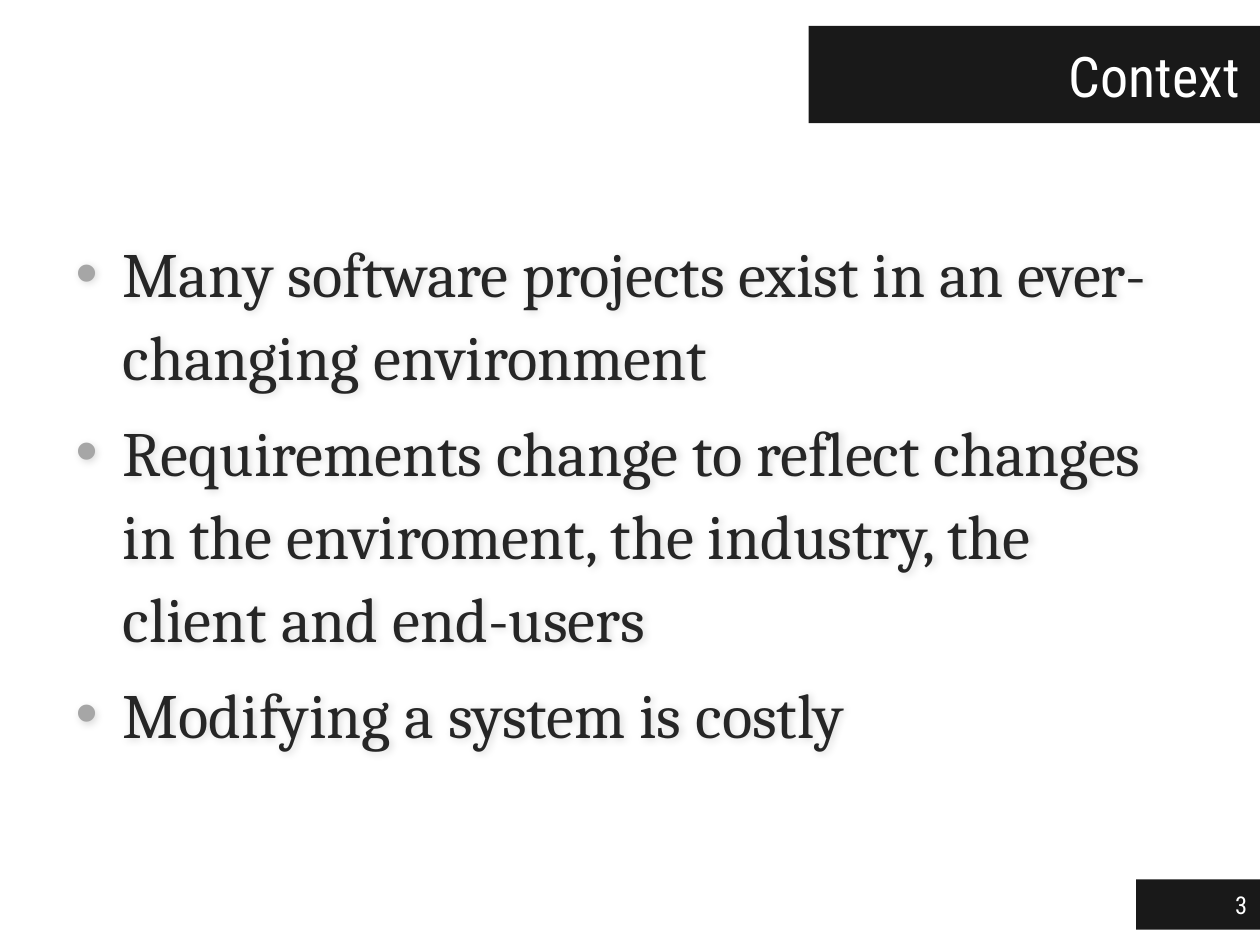
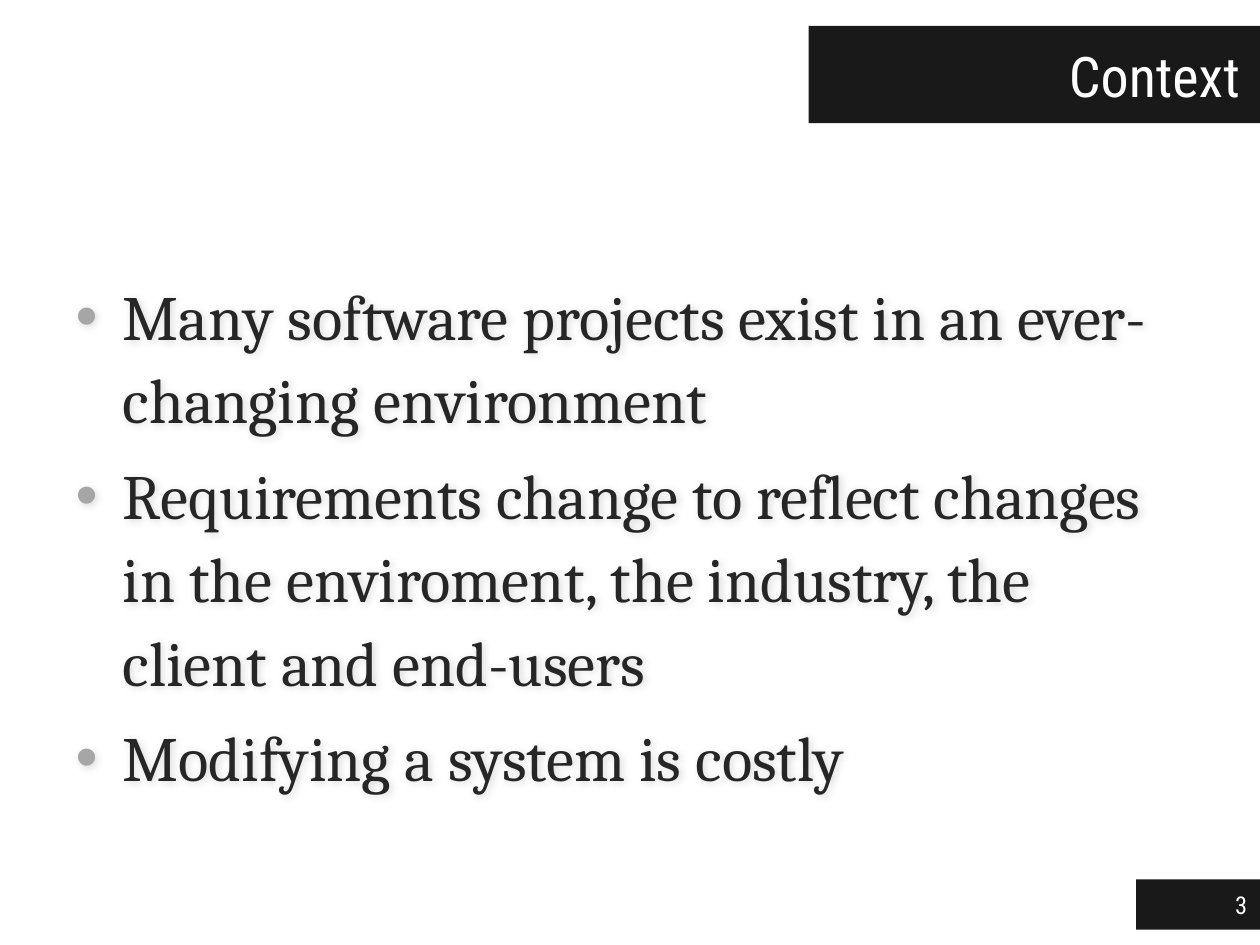
Before and after one commit to jgradim/thesis, a slide deck: slide 3 of presentations/thesis.pptx. Drawn at 1260x945 pixels with LibreOffice and Linux fonts; fonts in the diff are those of the drawing. Boxes give left, top, right and bottom in pixels: in the first picture for what was removed or moved away, otherwise in the second. Text is boxed around its words. In the diff, an @@ line names an element or a change of style, - is before the commit and + after.

```diff
--- a/presentations/thesis.pptx
+++ b/presentations/thesis.pptx
@@ text "Many software projects exist in ..." at [123,295,1147,795]: vertical alignment top to middle @@
```
Also in this commit, not shown: 9 slides added, 3 other files.
